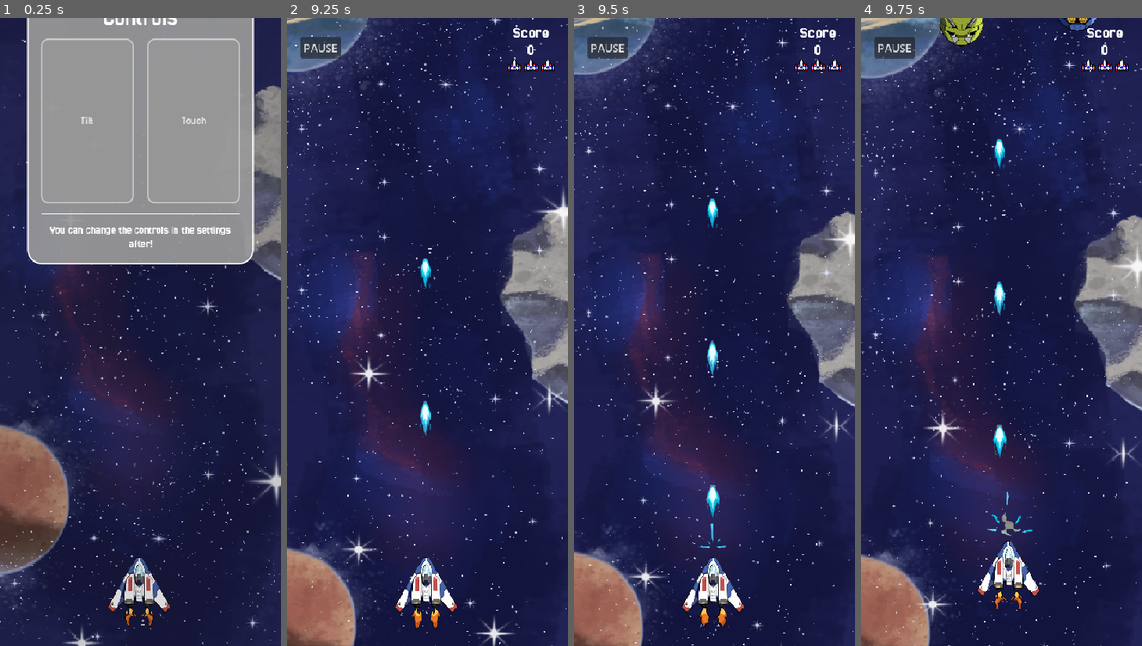
Above: before the commit, frames 1-4 (left to right).
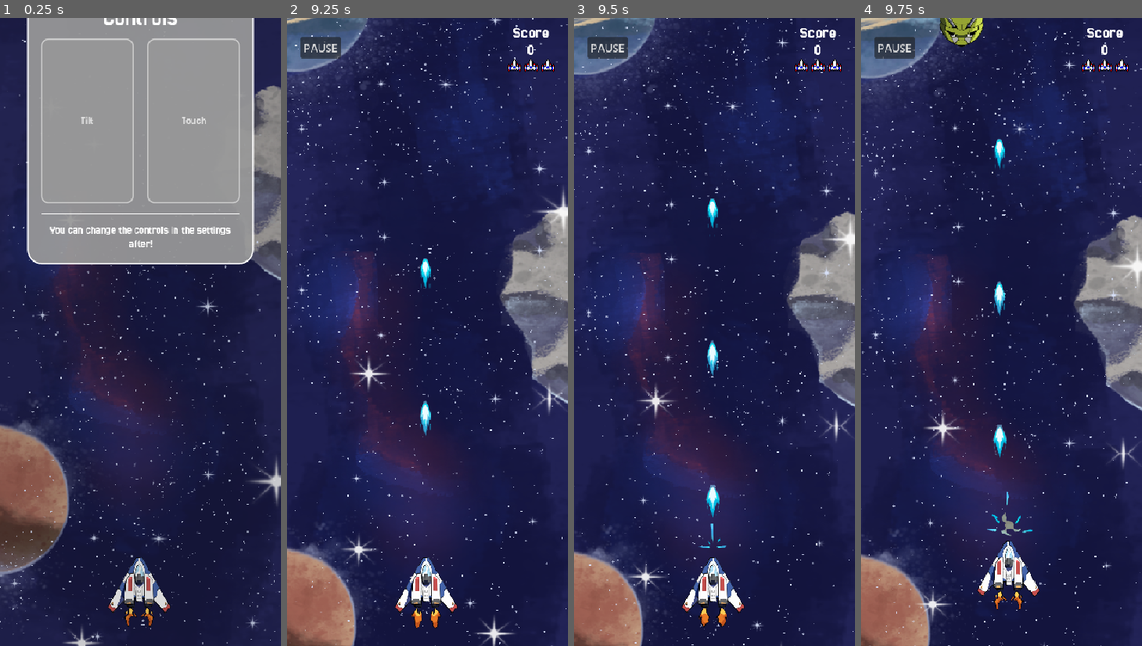
Above: after the commit, the same moments.

Repository: Juawo/space-shooter
Game: Godot game, scene res://scenes/ui/boot_scene/boot_scene.tscn
Two runs of this game, one before a commit and one after it. Both use one fixed random seed, a clock stepped at 60 frames per second and the inputs below. The engine's default icon, where the game draws it, is replaced by a stand-in: a white triangle on a blue panel in a dark square.
Inputs (mouse positions are in pixels of both pictures, inside the frame that each line leads up to):
- Up to frame 1 (0.25 s): no input
- Up to frame 2 (9.25 s): tap Enter every 0.75 s from 0.5 to 4.25 s; hold Right (ui_right) 0.53-1.28 s; click (427, 332) at 0.67 s; move the mouse to (371, 363) at 1.27 s; hold Down (ui_down) 1.28-2.03 s; move the mouse to (455, 193) at 2.02 s; hold Right (ui_right) 2.03-2.78 s; move the mouse to (413, 457) at 2.77 s; hold Up (ui_up) 2.78-3.53 s; click (413, 457) at 2.92 s; move the mouse to (511, 426) at 3.52 s; hold Left (ui_left) 3.53-5.03 s; move the mouse to (343, 237) at 4.27 s; move the mouse to (441, 332) at 5.02 s; hold Down (ui_down) 5.03-5.78 s; click (441, 332) at 5.17 s; move the mouse to (385, 175) at 5.77 s; hold Right (ui_right) 5.78-6.53 s; move the mouse to (489, 300) at 6.52 s; hold Up (ui_up) 6.53-7.28 s; move the mouse to (371, 363) at 7.27 s; hold Right (ui_right) 7.28-8.03 s; click (371, 363) at 7.42 s; move the mouse to (455, 193) at 8.02 s; hold Down (ui_down) 8.03-8.78 s; move the mouse to (413, 457) at 8.77 s; hold Left (ui_left) from 8.78 s (still down)
- Up to frame 3 (9.5 s): keep holding Left (ui_left)
- Up to frame 4 (9.75 s): move the mouse to (1085, 426) at 9.52 s; release Left (ui_left) at 9.53 s; hold Up (ui_up) from 9.53 s (still down); click (1085, 426) at 9.67 s

Frames 1-3 are identical in both runs. In frame 4, 0.2% of the frame differs, in the area x 69-85%, y 0-2%.

Commit message:
update coreloop

Diff:
--- a/scripts/game/enemies/enemies-spawner/enemies_spawner.gd
+++ b/scripts/game/enemies/enemies-spawner/enemies_spawner.gd
@@ -13,83 +13,108 @@
 @onready var screen_width = get_viewport_rect().size.x
 
 var current_wave : int = 1
+const MAX_WAVE_DIFFICULTY : int = 10 # Teto onde a dificuldade para de subir agressivamente
 
 func _ready() -> void:
 	randomize()
-	reset_spawner() # Garante que inicia com os valores dinâmicos corretos
+	reset_spawner()
 
 func spawn_enemy():
 	var enemy_scene = get_random_enemy()
 	var enemy = enemy_scene.instantiate()
 
 	var random_x = randf_range(50, screen_width - 50)
-	enemy.global_position = Vector2(random_x, -20) # Y negativo para nascer fora da tela!
+	enemy.global_position = Vector2(random_x, -20)
 
 	get_tree().current_scene.add_child(enemy)
 
-# ─── 🌟 A NOVIDADE: GERADOR DE BANDOS (SQUADS) ───
+# ─── 🌟 NOVO GERADOR DE BANDOS BALANCEADO ───
 func trigger_wave_spawn():
-	# Define quantos inimigos vão nascer neste pulso do timer
 	var spawn_count = 1
 	var roll = randi() % 100
 
-	# Nas primeiras waves, tem 25% de chance de nascer em dupla
+	# Wave 1 e 2: Praticamente solo, raras duplas
 	if current_wave < 3:
-		if roll < 25: spawn_count = 2
-	# Nas waves do meio, pode nascer até 3 juntos
-	elif current_wave < 7:
-		if roll < 35: spawn_count = 2
-		elif roll < 50: spawn_count = 3
-	# Nas mais avançadas, o bicho pega: hordas de até 4 de uma vez
+		if roll < 15: spawn_count = 2
+	# Wave 3 a 5: Introduz duplas e trios raros
+	elif current_wave < 6:
+		if roll < 30: spawn_count = 2
+		elif roll < 40: spawn_count = 3
+	# Wave 6 a 9: Mais duplas e trios, quartetos raríssimos
+	elif current_wave < 10:
+		if roll < 40: spawn_count = 2
+		elif roll < 60: spawn_count = 3
+		elif roll < 70: spawn_count = 4
+	# Wave 10+: Dificuldade máxima controlada (Tetos saudáveis de horda)
 	else:
-		if roll < 40: spawn_count = 2
-		elif roll < 65: spawn_count = 3
-		elif roll < 80: spawn_count = 4
+		if roll < 45: spawn_count = 2
+		elif roll < 70: spawn_count = 3
+		elif roll < 85: spawn_count = 4
 
-	# Instancia a quantidade sorteada com um micro delay ou posições separadas
 	for i in range(spawn_count):
+		# Verificação extra: se o timer de spawn estiver muito rápido,
+		# espaçamos um pouco mais o bando para não encavalar inimigos
+		var micro_delay = 0.25 if spawn_timer.wait_time < 0.8 else 0.15
+
 		spawn_enemy()
-		# Se nascer mais de um, dá um leve tempo para não nascerem exatamente no mesmo frame
 		if spawn_count > 1:
-			await get_tree().create_timer(0.15).timeout
+			await get_tree().create_timer(micro_delay).timeout
 
 func get_random_enemy() -> PackedScene:
 	var roll = randi() % 100
 
+	# A cada 5 waves, foca em inimigos mais pesados (Wave de Elite)
 	if current_wave % 5 == 0:
-		if roll < 50: return enemies[3]
-		if roll < 80: return enemies[2]
+		if roll < 40: return enemies[3]
+		if roll < 70: return enemies[2]
 		return enemies[1]
 
+	# --- FASE INICIAL (Waves 1 e 2) ---
+	# Foco massivo no Inimigo 1 para gerar volume no começo do jogo
 	if current_wave < 3:
-		if roll < 75: return enemies[0] # Aumentei chance do inimigo 2 aparecer mais cedo
-		return enemies[1]
-	elif current_wave < 7:
-		if roll < 50: return enemies[0]
-		if roll < 85: return enemies[1]
-		return enemies[2]
+		if roll < 80:
+			return enemies[0] # Inimigo 1 (80% de chance - Grande maioria)
+		else:
+			return enemies[1] # Inimigo 2 (20% de chance - Raro/Suporte)
+
+	# --- FASE INTERMEDIÁRIA (Waves 3 a 5) ---
+	# O Inimigo 1 e 2 dividem o espaço, e o Inimigo 3 começa a aparecer
+	elif current_wave < 6:
+		if roll < 45: return enemies[0]
+		elif roll < 80: return enemies[1]
+		else: return enemies[2]
+
+	# --- LATE GAME (Waves 6+) ---
+	# Distribuição equilibrada por toda a frota inimiga
 	else:
-		if roll < 25: return enemies[0]
-		if roll < 50: return enemies[1]
-		if roll < 75: return enemies[2]
-		return enemies[3]
-
-# ─── ⏱️ TIMERS E PROGRESSÃO ───
+		if roll < 20: return enemies[0]
+		elif roll < 45: return enemies[1]
+		elif roll < 75: return enemies[2]
+		else: return enemies[3]
 
 func _on_spawn_timer_timeout() -> void:
-	trigger_wave_spawn() # Agora chama a lógica com chance de horda
+	trigger_wave_spawn()
 
 func _on_dificult_timer_timeout() -> void:
-	current_wave += 1
+	# Só aumenta a dificuldade se não tiver atingido o limite máximo
+	if current_wave < MAX_WAVE_DIFFICULTY:
+		current_wave += 1
 
-	# Aceleração mais agressiva no começo, travando no mínimo de 0.4s
-	if current_wave < 5:
-		spawn_timer.wait_time = max(0.4, spawn_timer.wait_time - 0.2)
+		# Curva de aceleração suavizada (Mínimo balanceado para 0.75s)
+		# Nota: 0.4s gerando bandos de 4 era o que quebrava o jogo.
+		if current_wave < 4:
+			spawn_timer.wait_time = max(0.75, spawn_timer.wait_time - 0.15)
+		else:
+			spawn_timer.wait_time = max(0.75, spawn_timer.wait_time - 0.05)
+
+		print("Wave Atual: ", current_wave, " | Tempo de Spawn: ", spawn_timer.wait_time)
 	else:
-		spawn_timer.wait_time = max(0.4, spawn_timer.wait_time - 0.05)
-
-	print("Wave Atual: ", current_wave, " | Tempo de Spawn: ", spawn_timer.wait_time)
+		# Opcional: A partir do nível máximo, apenas mude sutilmente o spawn aleatório se quiser,
+		# mas mantendo o ritmo para o jogador conseguir respirar.
+		print("Dificuldade Máxima Atingida! Ritmo estabilizado.")
 
 func reset_spawner():
 	current_wave = 1
-	spawn_timer.wait_time = 1.5 # Começo um pouco mais rápido (antigo era 2.0)
+	# Alterado de 1.6 para 1.0 ou 0.8.
+	# Quanto menor este número, mais rápido os inimigos surgem no início!
+	spawn_timer.wait_time = 0.8
--- a/scripts/game/upgrades/shield_drop.gd
+++ b/scripts/game/upgrades/shield_drop.gd
@@ -1,6 +1,6 @@
 extends Area2D
 
-@export var fall_speed := 150.0 # Velocidade de descida do item
+@export var fall_speed := 250.0 # Velocidade de descida do item
 
 func _process(delta: float) -> void:
 	# Faz o item descer verticalmente pela tela
